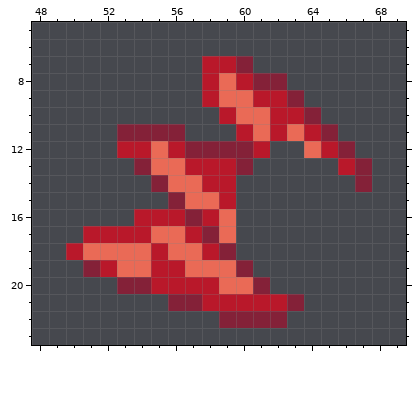
Sprite sheet, stored at humanoid/avok/hair/tc3a.png. Above, as it was before the edit.
The file is 86x43 pixels. Shown: x 48..69, y 5..23.
And afterwards:
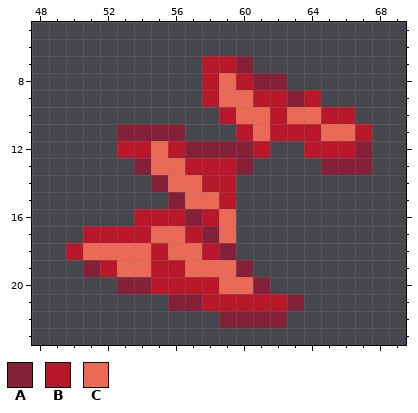
Palette (. is transparent): A #842138  B #b9182a  C #ea6a56
Changes in this commit:
y 9: x 64 . -> B
y 10: x 63..66 BA.. -> CCBB
y 11: x 63 C -> B; x 65..67 A.. -> CCB
y 12: x 64 C -> B; x 66..67 A. -> BA
y 13: x 65..66 .B -> AA
y 14: x 67 A -> .
